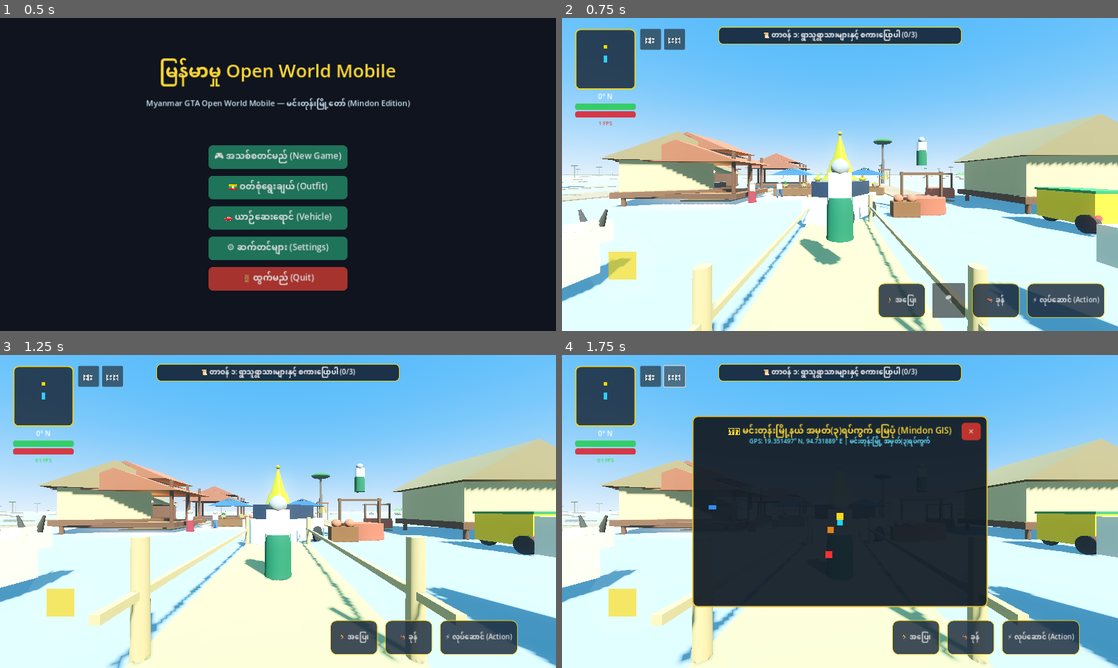
Above: before the commit, frames 1-4 (two rows, left to right).
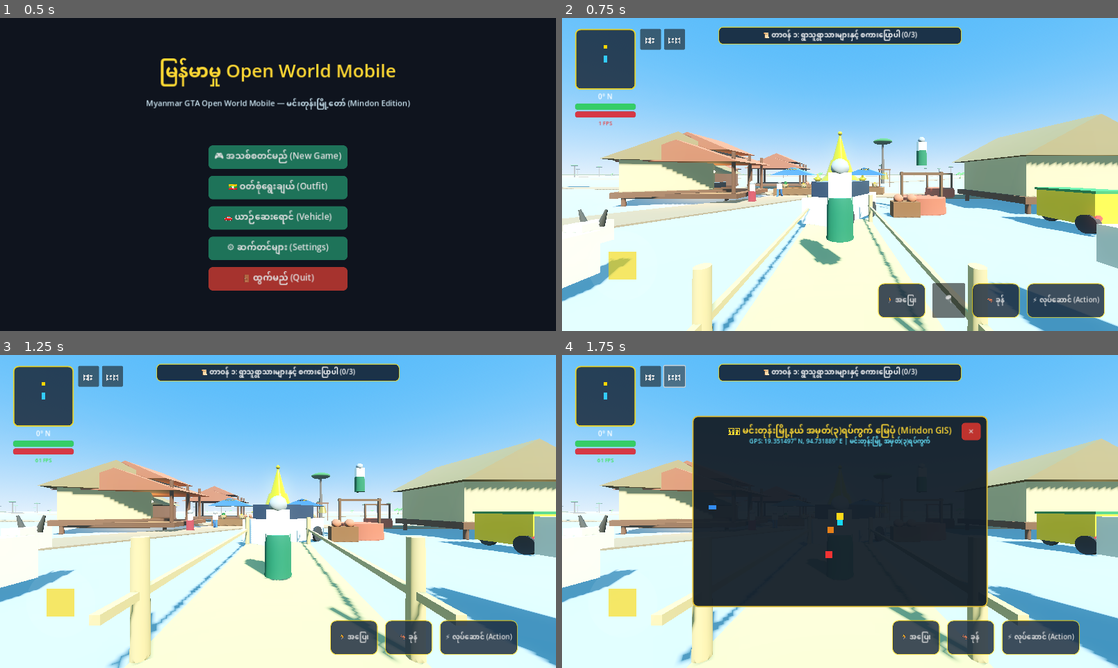
Above: after the commit, the same moments.

Repository: sudohlaingwin/gta-open-world
Game: Godot game, scene res://scenes/main_menu.tscn
Two runs of this game, one before a commit and one after it. Both use one fixed random seed, a clock stepped at 60 frames per second and the inputs below.
Inputs:
- Up to frame 1 (0.5 s): no input
- Up to frame 2 (0.75 s): click "🎮 အသစ်စတင်မည် (New Game)" at 0.5 s
- Up to frame 3 (1.25 s): no input
- Up to frame 4 (1.75 s): click "🗺️" at 1.25 s

Frame 1 is identical in both runs. In frame 2, 2.0% of the frame differs, in the area x 0-77%, y 50-69%; in frame 3, 1.2%; in frame 4, 0.6%.
Error in both runs: Trying to assign value of type 'ColorRect' to a variable of type 'Panel'. (res://scripts/virtual_joystick.gd:12)

Commit message:
Slice 76: audit plan polish (GIS look_at order, ambient river/bird audio loops, fall impact damage & health recovery)

Diff:
--- a/scripts/audio_manager.gd
+++ b/scripts/audio_manager.gd
@@ -8,10 +8,32 @@
 var vehicle_engine_player: AudioStreamPlayer
 var footstep_player: AudioStreamPlayer
 var teashop_chime_player: AudioStreamPlayer
+var bird_ambient_timer: float = 3.0
+var river_ambient_timer: float = 1.0
 
 func _ready() -> void:
 	process_mode = Node.PROCESS_MODE_ALWAYS
 	_setup_audio_players()
+
+func _process(delta: float) -> void:
+	if is_muted:
+		return
+	# Ambient tropical birds singing across the countryside
+	bird_ambient_timer -= delta
+	if bird_ambient_timer <= 0.0:
+		bird_ambient_timer = randf_range(8.0, 16.0)
+		play_tropical_birds()
+
+	# Ambient river flowing sound near Mindon stream or village river
+	river_ambient_timer -= delta
+	if river_ambient_timer <= 0.0:
+		river_ambient_timer = 2.2
+		var player = get_tree().get_first_node_in_group("player")
+		if player:
+			# If player is near the river (Z around 20-35 or river coordinates)
+			var dist_to_river = absf(player.global_position.z - 28.0)
+			if dist_to_river < 40.0:
+				play_river_flow()
 
 func _setup_audio_players() -> void:
 	# 1. Monastery Bell Player
--- a/scripts/mindon_map_builder.gd
+++ b/scripts/mindon_map_builder.gd
@@ -69,10 +69,10 @@
 			mesh_inst.set_surface_override_material(0, mat)
 
 			var mid_point = (p1 + p2) * 0.5
+			var forward = (p2 - p1).normalized()
+			road_holder.add_child(mesh_inst)
 			mesh_inst.global_position = mid_point
-			var forward = (p2 - p1).normalized()
-			mesh_inst.look_at(mesh_inst.global_position + forward, Vector3.UP)
-			road_holder.add_child(mesh_inst)
+			mesh_inst.look_at(mid_point + forward, Vector3.UP)
 
 			# Plant roadside authentic vegetation along real road shoulders
 			if i % 3 == 0 and palm_count < 90:
@@ -219,10 +219,10 @@
 			mesh_inst.set_surface_override_material(0, river_mat)
 
 			var mid_point = (p1 + p2) * 0.5
+			var forward = (p2 - p1).normalized()
+			river_holder.add_child(mesh_inst)
 			mesh_inst.global_position = mid_point
-			var forward = (p2 - p1).normalized()
-			mesh_inst.look_at(mesh_inst.global_position + forward, Vector3.UP)
-			river_holder.add_child(mesh_inst)
+			mesh_inst.look_at(mid_point + forward, Vector3.UP)
 
 func _generate_ward3_amenities() -> void:
 	# Add authentic village infrastructure in Ward 3 center
--- a/scripts/player.gd
+++ b/scripts/player.gd
@@ -38,6 +38,8 @@
 func _ready() -> void:
 	add_to_group("player")
 	_apply_saved_outfit()
+
+var highest_fall_speed: float = 0.0
 
 func _physics_process(delta: float) -> void:
 	if current_state != State.ON_FOOT:
@@ -55,14 +57,26 @@
 			var glide_dir = (forward * -touch_input_vector.y + right * touch_input_vector.x).normalized()
 			velocity.x = glide_dir.x * parachute_glide_speed
 			velocity.z = glide_dir.z * parachute_glide_speed
+			highest_fall_speed = 0.0
 		else:
 			velocity.y -= gravity * delta
+			if -velocity.y > highest_fall_speed:
+				highest_fall_speed = -velocity.y
 	else:
 		if is_parachuting:
 			is_parachuting = false
 			var chute_mesh = visual_mesh.get_node_or_null("ParachuteMesh")
 			if chute_mesh:
 				chute_mesh.visible = false
+		elif highest_fall_speed > 14.0:
+			# Apply authentic fall impact damage based on landing velocity
+			var damage = (highest_fall_speed - 14.0) * 4.5
+			take_damage(damage)
+		highest_fall_speed = 0.0
+
+		# Gradual health recovery over time when resting safely
+		if health < max_health:
+			health = min(max_health, health + 2.0 * delta)
 
 	# Input handling (Touch priority, keyboard fallback)
 	var input_dir: Vector2 = Input.get_vector("ui_left", "ui_right", "ui_up", "ui_down")
@@ -242,3 +256,10 @@
 	velocity = Vector3.ZERO
 	current_state = State.ON_FOOT
 	collision_shape.disabled = false
+
+func take_damage(amount: float) -> void:
+	health = clampf(health - amount, 0.0, max_health)
+	if health <= 0.0:
+		# Player knockdown & respawn at central village ground
+		recover_from_stuck()
+		health = max_health
Not shown, changed: COLLAB.md
